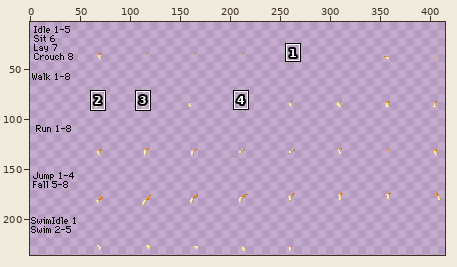
File history of a sprite sheet, humanoid/sbq/Fevix/Sandy/legs/hindlegBack.png. The picture above shows the old version from afar; the outline marks the close-up.
Close-up. Before:
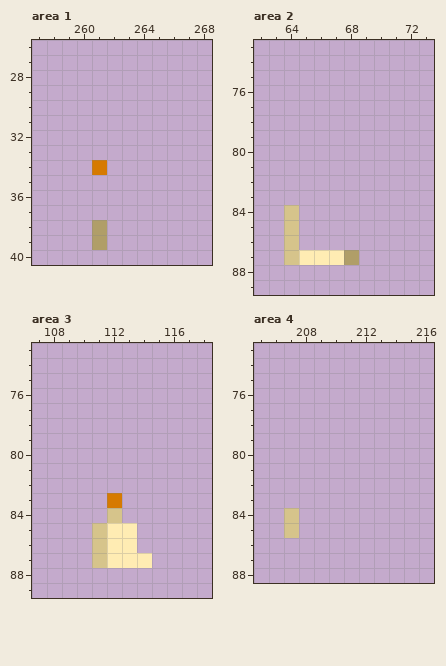
The file is 432x240 pixels. Shown: area 1: x 257..268, y 26..40; area 2: x 62..73, y 73..89; area 3: x 107..118, y 73..89; area 4: x 205..216, y 73..88. The wide view leaves out empty margins. The commit also changed other parts of the picture, which this record leaves out.
And afterwards:
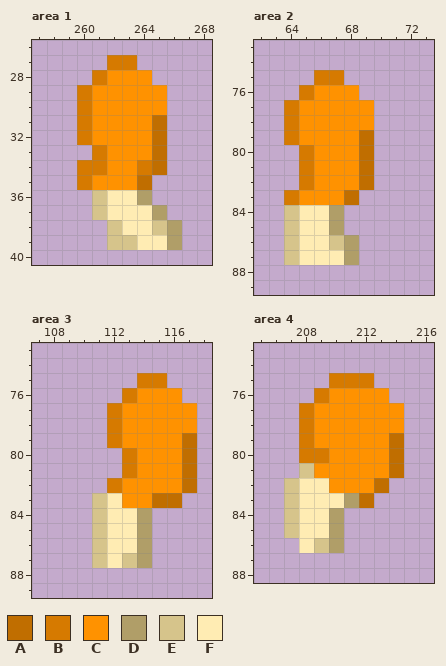
Palette (. is transparent): A #c06e00  B #d67a00  C #ff9200  D #b09e68  E #d6c48b  F #ffecb3
Diff:
Area 1:
There is now colour A in rows 31 to 34 at x 265; in row 35 at x 264.
There is now colour B in row 27 at x 262 to 263; in row 28 at x 261; in rows 29 to 32 at x 260; in row 33 at x 261; in row 34 at x 260 and 264; in row 35 at x 260.
There is now colour C in row 28 at x 262 to 264; in rows 29 to 30 at x 261 to 265; in rows 31 to 32 at x 261 to 264; in row 33 at x 262 to 264; in row 34 at x 262 to 263; in row 35 at x 261 to 263.
There is now colour D in row 36 at x 264; in row 37 at x 265; in rows 38 to 39 at x 266.
There is now colour E in rows 36 to 37 at x 261; in row 38 at x 262 and 265; in row 39 at x 262 to 263.
There is now colour F in row 36 at x 262 to 263; in row 37 at x 262 to 264; in row 38 at x 263 to 264; in row 39 at x 264 to 265.
Colour D is gone in rows 38 to 39 at x 261.
Area 2:
There is now colour A in rows 79 to 82 at x 69; in row 83 at x 68.
There is now colour B in row 75 at x 66 to 67; in row 76 at x 65; in rows 77 to 79 at x 64; in rows 80 to 82 at x 65; in row 83 at x 64.
There is now colour C in row 76 at x 66 to 68; in rows 77 to 78 at x 65 to 69; in row 79 at x 65 to 68; in rows 80 to 82 at x 66 to 68; in row 83 at x 65 to 67.
There is now colour D in rows 84 to 85 at x 67; in row 86 at x 68.
There is now colour E in row 86 at x 67.
There is now colour F in rows 84 to 86 at x 65 to 66.
Area 3:
There is now colour A in rows 79 to 82 at x 117; in row 83 at x 115 to 116.
There is now colour B in row 75 at x 114 to 115; in row 76 at x 113; in rows 77 to 79 at x 112; in rows 80 to 81 at x 113; in row 82 at x 112.
There is now colour C in row 76 at x 114 to 116; in rows 77 to 78 at x 113 to 117; in row 79 at x 113 to 116; in rows 80 to 81 at x 114 to 116; in row 82 at x 113 to 116; in row 83 at x 113 to 114.
There is now colour D in rows 84 to 86 at x 114.
The edit turns colour F into colour D in row 87 at x 114.
There is now colour E in rows 83 to 84 at x 111.
The edit turns colour F into colour E in row 87 at x 113.
There is now colour F in row 84 at x 113.
The edit turns colour B into colour F in row 83 at x 112.
The edit turns colour E into colour F in row 84 at x 112.
Area 4:
There is now colour A in rows 79 to 81 at x 214; in row 82 at x 213; in row 83 at x 212.
There is now colour B in row 75 at x 210 to 212; in row 76 at x 209; in rows 77 to 79 at x 208; in row 80 at x 208 to 209.
There is now colour C in row 76 at x 210 to 213; in rows 77 to 78 at x 209 to 214; in row 79 at x 209 to 213; in row 80 at x 210 to 213; in row 81 at x 209 to 213; in row 82 at x 210 to 212.
There is now colour D in row 83 at x 211; in rows 84 to 86 at x 210.
There is now colour E in row 81 at x 208; in rows 82 to 83 at x 207; in row 86 at x 209.
There is now colour F in row 82 at x 208 to 209; in row 83 at x 208 to 210; in rows 84 to 85 at x 208 to 209; in row 86 at x 208.
Boxes around the changes in both close-ups, in picture pixels (x1, y1, x2, y2):
changed: (77, 55, 182, 250)
added: (284, 70, 374, 250)
changed: (92, 373, 197, 568)
added: (284, 373, 404, 553)
